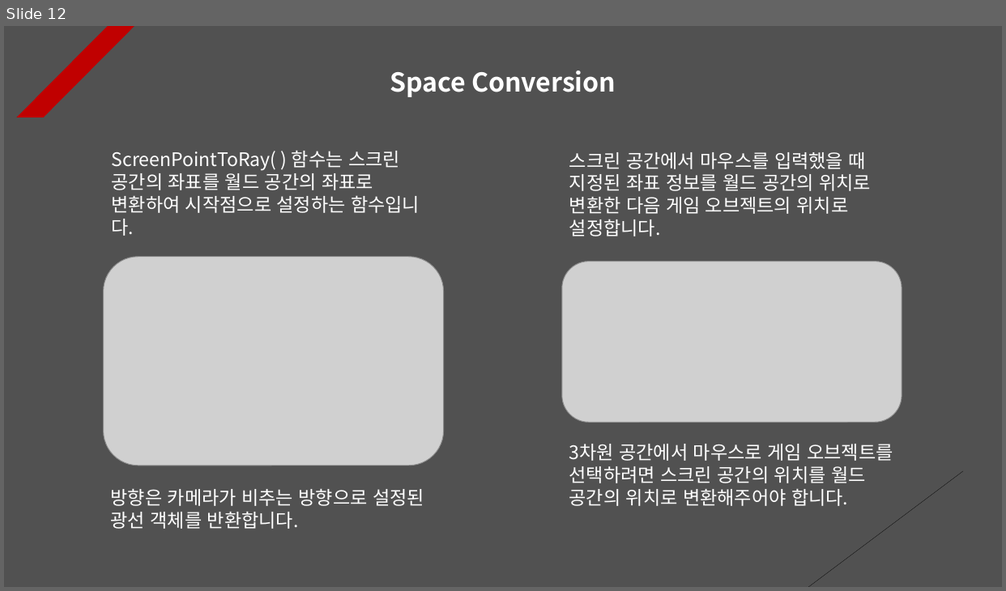
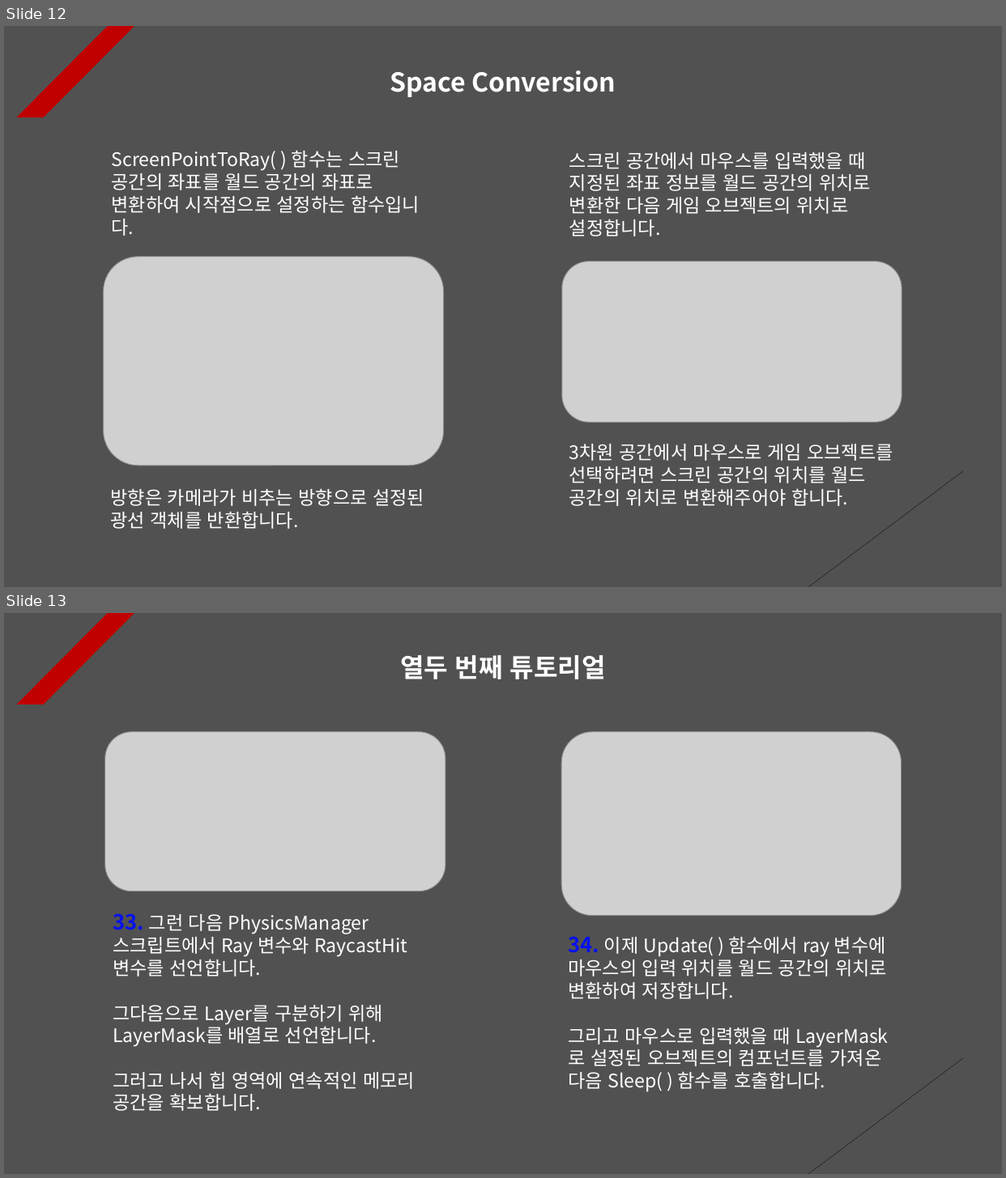
Before and after one commit to Unity2033/3D-UnityEngine, a slide deck: Assets/Physics/PPT Data/Physics Example.pptx. Shown one above the other, each under a label of ours: slide 12 before the commit, slides 12 and 13 after it. The pictures are 1006x591 and 1006x1178 pixels, drawn with LibreOffice and Linux fonts; fonts in the diff are those of the drawing; grey boxes stand for pictures. Boxes give left, top, right and bottom in pixels: in the first picture for what was removed or moved away, otherwise in the second. Text is boxed around its words. In the diff, an @@ line names an element or a change of style, - is before the commit and + after.

```diff
--- a/Assets/Physics/PPT Data/Physics Example.pptx
+++ b/Assets/Physics/PPT Data/Physics Example.pptx
@@ slide 13 added at (x1=4, y1=613, x2=1002, y2=1174), background #515151; not listed: 2 template elements that a slide beside it also shows @@
@@ text added at (x1=400, y1=655, x2=606, y2=679), 25 pt, text #FFFFFF, bold @@
+열두 번째 튜토리얼
@@ picture added at (x1=105, y1=732, x2=445, y2=892) @@
@@ picture added at (x1=562, y1=732, x2=901, y2=915) @@
@@ text added at (x1=113, y1=914, x2=415, y2=1111), 18 pt, text #FFFFFF @@
+33. 그런 다음 PhysicsManager 스크립트에서 Ray 변수와 RaycastHit 변수를 선언합니다.
+그다음으로 Layer를 구분하기 위해 LayerMask를 배열로 선언합니다.
+그러고 나서 힙 영역에 연속적인 메모리 공간을 확보합니다.
@@ text added at (x1=568, y1=936, x2=887, y2=1093), 18 pt, text #FFFFFF @@
+34. 이제 Update( ) 함수에서 ray 변수에 마우스의 입력 위치를 월드 공간의 위치로 변환하여 저장합니다.
+그리고 마우스로 입력했을 때 LayerMask로 설정된 오브젝트의 컴포넌트를 가져온 다음 Sleep( ) 함수를 호출합니다.
```
Also in this commit, not shown: 14 slides changed, 1 other slide added, 22 other files.
